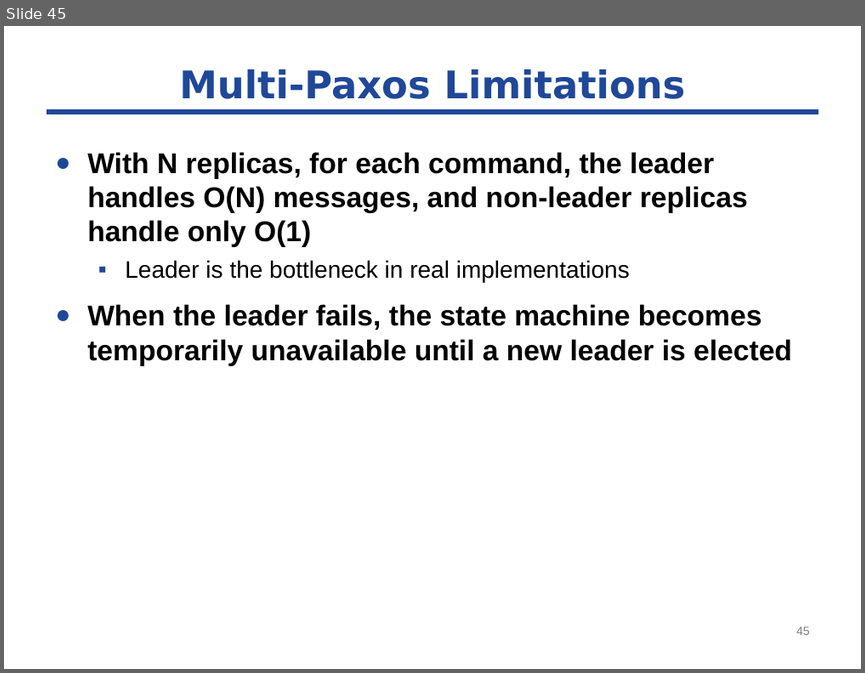
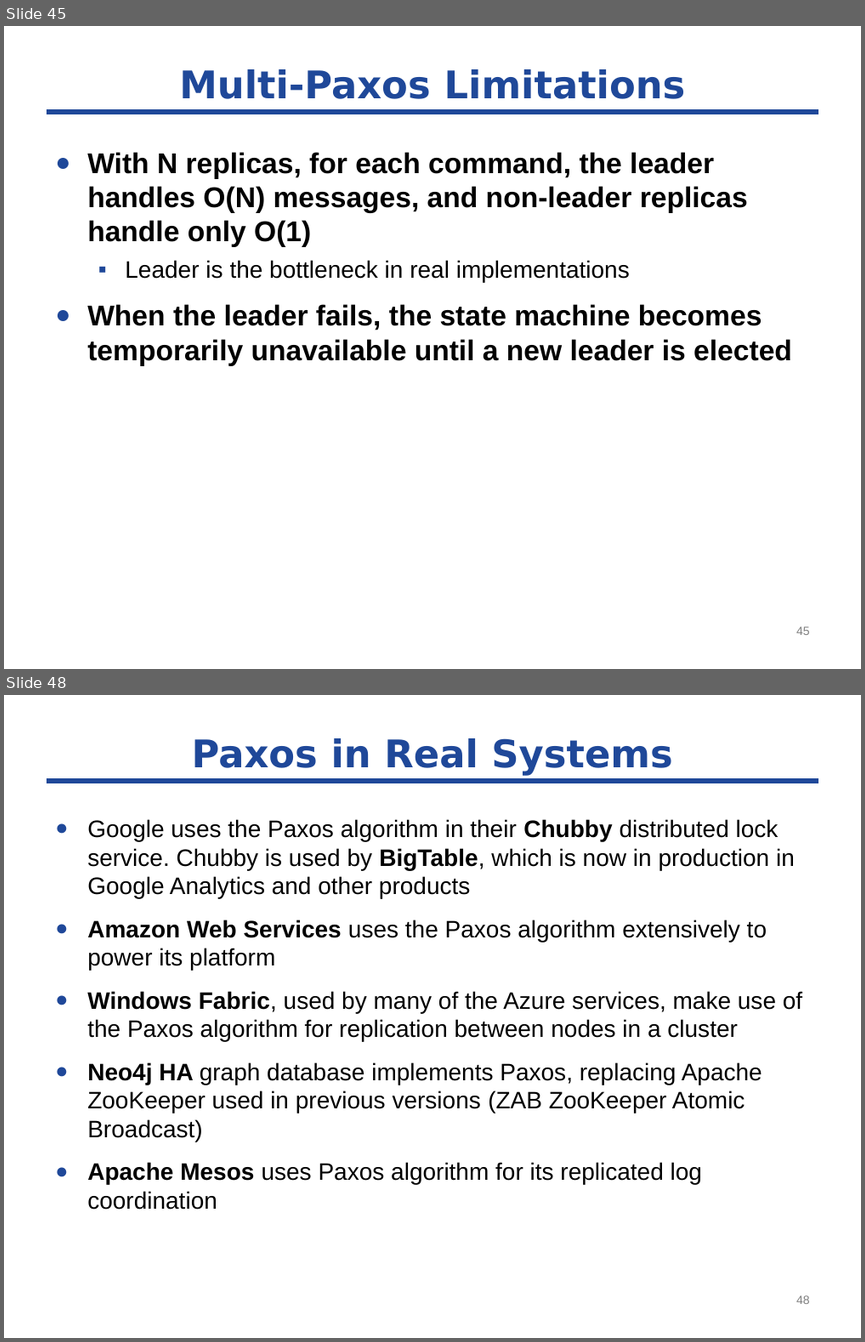
Before and after one commit to byshen/cse291_dependable_system, a slide deck: paxos/paxos-291.pptx. Shown one above the other, each under a label of ours: slide 45 before the commit, slides 45 and 48 after it; the slides between them are not shown. The pictures are 865x673 and 865x1342 pixels, drawn with LibreOffice and Linux fonts; fonts in the diff are those of the drawing. Boxes give left, top, right and bottom in pixels: in the first picture for what was removed or moved away, otherwise in the second. Text is boxed around its words. In the diff, an @@ line names an element or a change of style, - is before the commit and + after.

Commit message:
paxos

```diff
--- a/paxos/paxos-291.pptx
+++ b/paxos/paxos-291.pptx
@@ slide 48 added at (4, 695, 861, 1338), background #FFFFFF; not listed: 1 template element that a slide beside it also shows @@
@@ title added at (192, 738, 672, 776), 32 pt, text #1F4899, bold @@
+Paxos in Real Systems
@@ text added at (87, 819, 802, 1209), 20 pt, text #000000 @@
+● Google uses the Paxos algorithm in their Chubby distributed lock service. Chubby is used by BigTable, which is now in production in Google Analytics and other products
+● Amazon Web Services uses the Paxos algorithm extensively to power its platform
+● Windows Fabric, used by many of the Azure services, make use of the Paxos algorithm for replication between nodes in a cluster
+● Neo4j HA graph database implements Paxos, replacing Apache ZooKeeper used in previous versions (ZAB ZooKeeper Atomic Broadcast)
+● Apache Mesos uses Paxos algorithm for its replicated log coordination
@@ page number added at (796, 1295, 810, 1304), 10 pt, text #7F7F7F @@
+48
```
Also in this commit, not shown: 8 slides changed, 4 other slides added.
